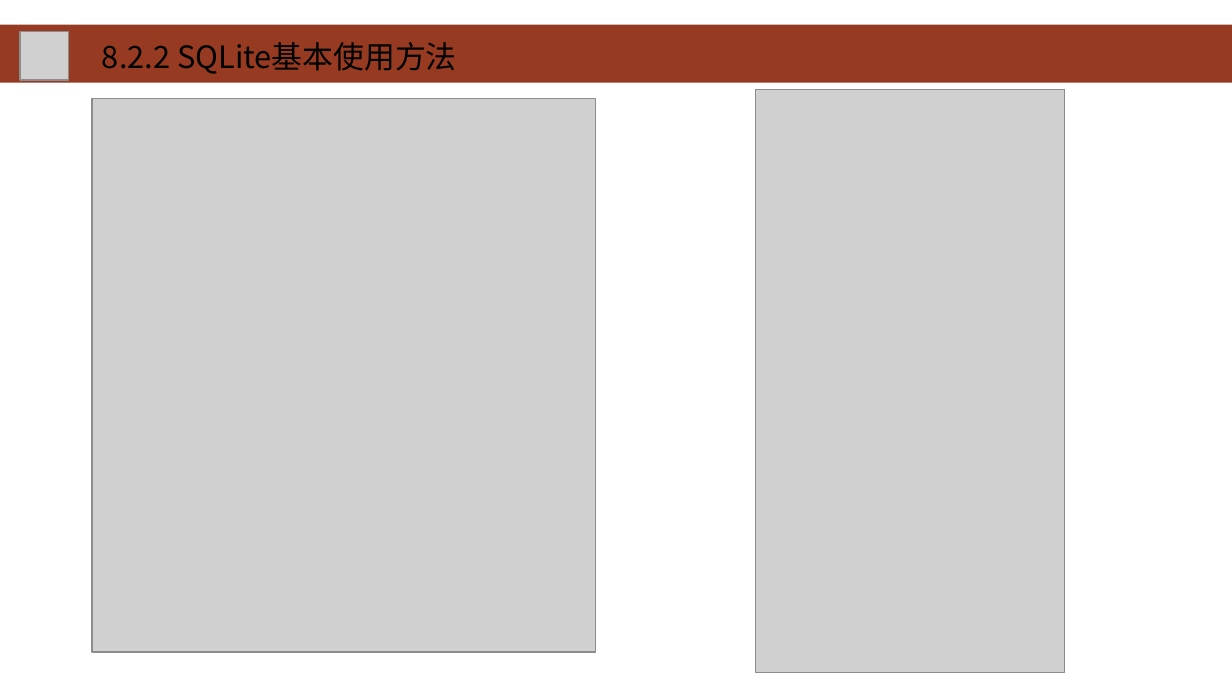
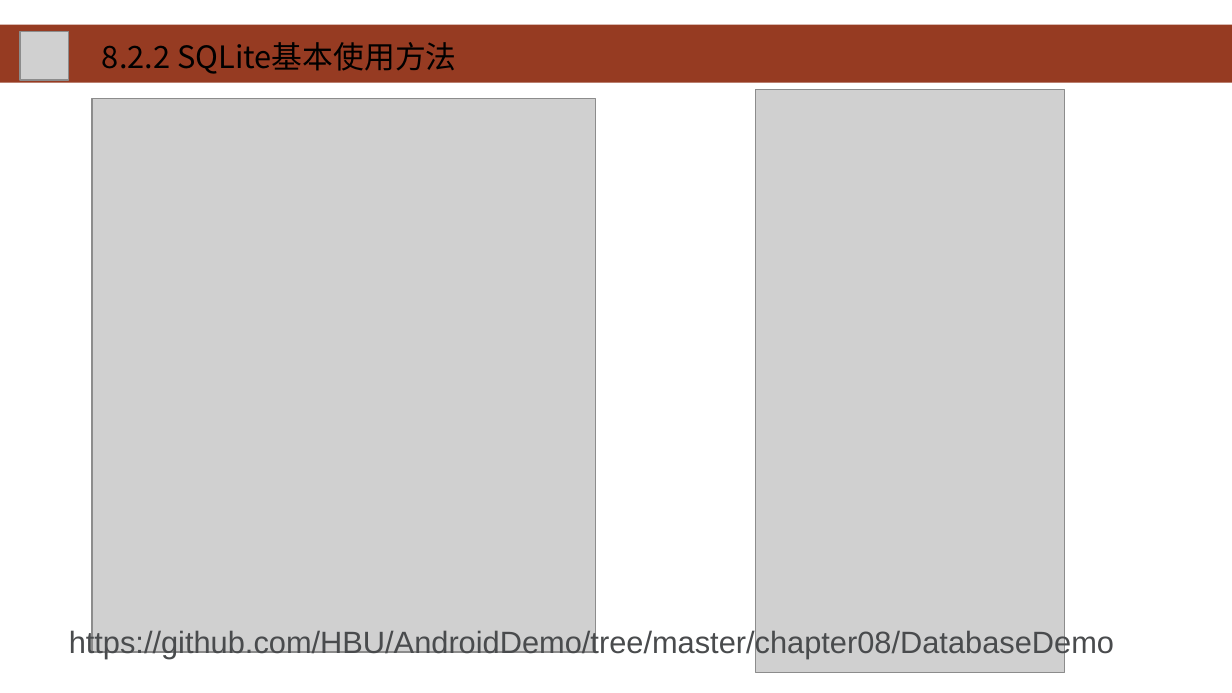
Before and after one commit to HBU/Android-PPT, a slide deck: slide 20 of 08.0 -- 数据存储 -- 第08章.ppt (slide 21 before the commit). Drawn at 1232x693 pixels with LibreOffice and Linux fonts; fonts in the diff are those of the drawing; grey boxes stand for pictures; background and template pictures are left out. Boxes give left, top, right and bottom in pixels: in the first picture for what was removed or moved away, otherwise in the second. Text is boxed around its words. In the diff, an @@ line names an element or a change of style, - is before the commit and + after.

```diff
--- a/08.0 -- 数据存储 -- 第08章.ppt
+++ b/08.0 -- 数据存储 -- 第08章.ppt
@@ text added at (x1=69, y1=628, x2=1114, y2=658), 18 pt, text #494B4D @@
+https://github.com/HBU/AndroidDemo/tree/master/chapter08/DatabaseDemo
```
Also in this commit, not shown: 10 other slides changed, 1 slide removed.
